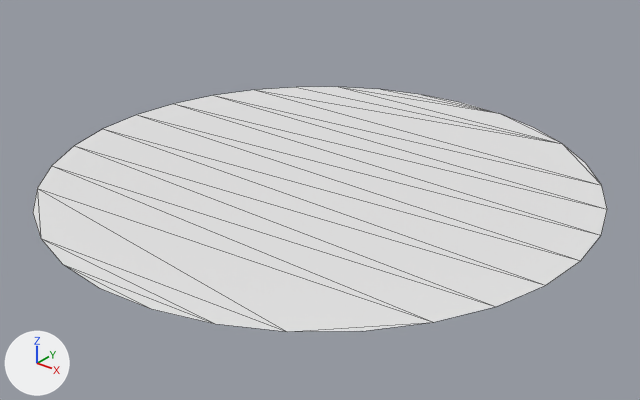
What one commit did to the glTF model tofu/Asset/Models/Oil/Oil/oil.gltf.
Rendered twice from a 50 mm camera at (0.1688, -0.2109, 0.1216) aimed at (0.0032, -0.004, -0.0067). The lights are fixed; the arrows at lower left show +X, +Y and +Z. The older version comes first. Mesh edges are drawn as thin lines. Where no turn or scale is listed for an object, it has been applied to the vertices. Vertices at exactly the same position are counted once.

The scene before the commit, as lines of its bpy script (objects in view):
```python
me_円 = bpy.data.meshes.new('円')
me_円.from_pydata(...)  # 32 vertices, 30 faces; spans x -0.092..0.092, y -0.092..0.092, z 0.0
ob_円 = bpy.data.objects.new('円', me_円)
ob_円.location = (0.0, 0.0, 0.0)
```
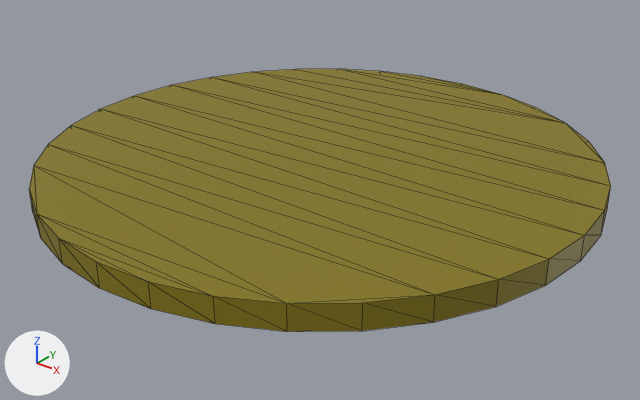
The edits, one by one:
Material 'マテリアル' (mat_マテリアル) is new.
Its base color is (0.23, 0.181, 0.00334) (yellow #84760b).
me_円 is used by ob_円; location (0.0, 0.0, 0.0).
me_円 had 32 vertices, 30 faces and spanned x -0.092..0.092, y -0.092..0.092, z 0.0.
me_円 now has 64 vertices, 124 faces and spans x -0.092..0.092, y -0.092..0.092, z 0.0..0.008.
Part 1, on me_円:
30 faces are deleted.
32 new vertices lie (0.0, 0.0, 0.008) away from vertices in x -0.092..0.092, y -0.092..0.092, z 0.0.
124 new faces join them.
me_円 part 2: 30 faces spanning x -0.092..0.092, y -0.092..0.092, z 0.0 switch from no material to mat_マテリアル (yellow #84760b).

What differs and where, as boxes [x1, y1, x2, y2] in the pictures (640 x 400 px):
'円', reshaped (7% taller): before [33, 87, 607, 332]; after [29, 69, 611, 332]
part 1 of me_円, built on (yellow): after [29, 69, 611, 332]
part 2 of me_円, recoloured: before [33, 87, 607, 332]
